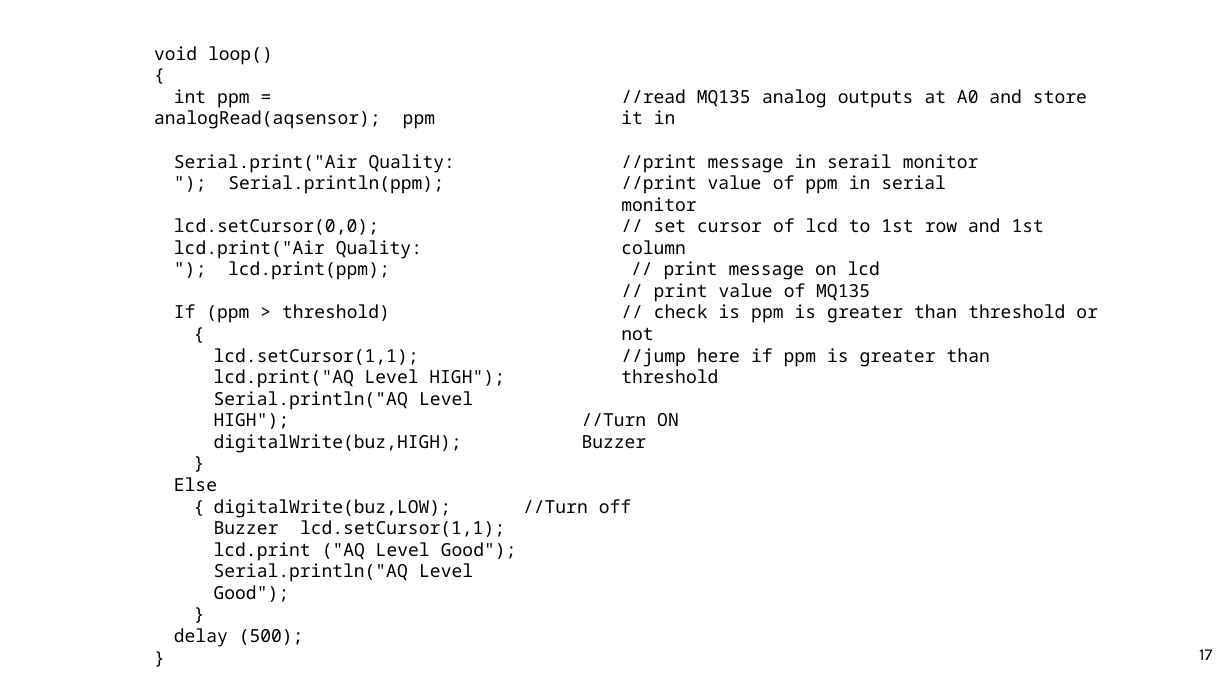
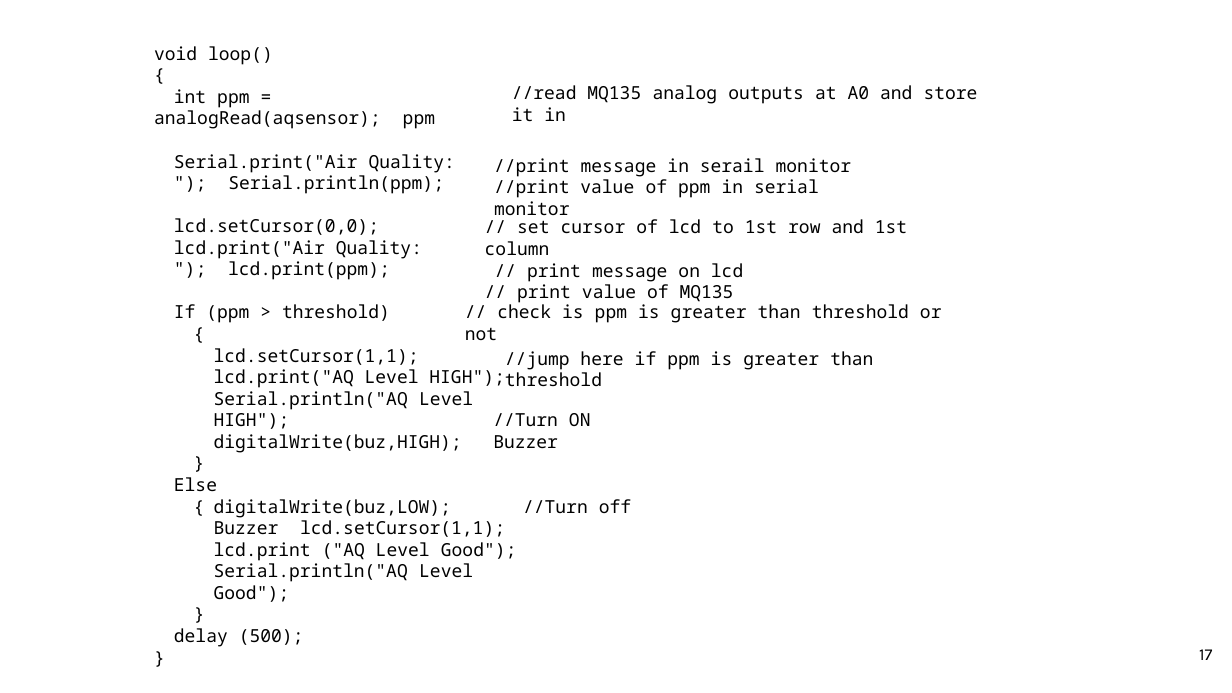
Before and after one commit to abhishekpatel214/IOT-Based-Air-Quality-Detector-Device, a slide deck: slide 17 of Air Quality Device Presentaion.pptx. Drawn at 1232x693 pixels with LibreOffice and Linux fonts; fonts in the diff are those of the drawing. Boxes give left, top, right and bottom in pixels: in the first picture for what was removed or moved away, otherwise in the second. Text is boxed around its words. In the diff, an @@ line names an element or a change of style, - is before the commit and + after.

```diff
--- a/Air Quality Device Presentaion.pptx
+++ b/Air Quality Device Presentaion.pptx
@@ text "//read MQ135 analog outputs at ...": place and size @@
-text "//read MQ135 analog outputs at ..." at <box>621,89,1087,125</box>
+text "//read MQ135 analog outputs at ..." at <box>512,85,978,122</box>
@@ text "//print message in serail monitor": place and size @@
-text "//print message in serail monitor" at <box>621,154,979,194</box>
+text "//print message in serail monitor" at <box>494,158,852,198</box>
@@ text "// set cursor of lcd ...": place and size @@
-text "// set cursor of lcd ..." at <box>621,218,1044,302</box>
+text "// set cursor of lcd ..." at <box>485,219,907,303</box>
@@ text "// check is ppm is ...": place and size @@
-text "// check is ppm is ..." at <box>621,304,1098,340</box>
+text "// check is ppm is ..." at <box>465,302,942,341</box>
@@ text "//jump here if ppm is ...": place and size @@
-text "//jump here if ppm is ..." at <box>621,348,990,384</box>
+text "//jump here if ppm is ..." at <box>505,351,873,387</box>
@@ text "//Turn ON Buzzer": place and size @@
-text "//Turn ON Buzzer" at <box>582,413,679,449</box>
+text "//Turn ON Buzzer" at <box>493,413,591,449</box>
```
Also in this commit, not shown: 1 other slide changed, 11 other files.
